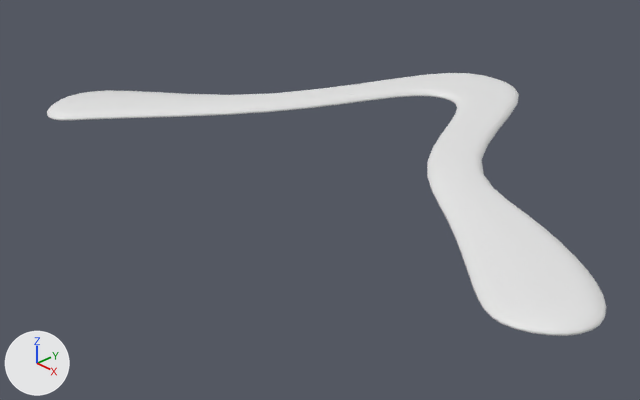
One commit to the Blender file blender/hook-vee.blend: the scene before it, then after it.
One viewpoint serves both versions: a camera (50 mm lens) standing at (0.263, -0.295, 0.154) and looking at (-0.003, -0.044, -0.026). Lighting does not change. The marker at lower left points along +X, +Y and +Z.
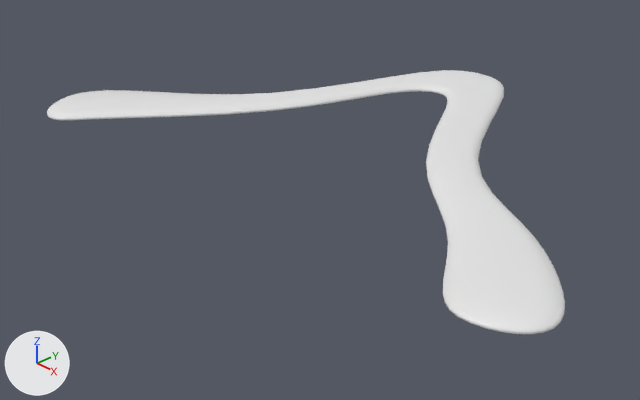
Commit message: More shaping.

What differs and where, as boxes [x1, y1, x2, y2] in the pictures (640 x 400 px; the box of a moved part takes in the faces that stretch with it):
'Plane', reshaped (7% narrower)
    before: [47, 73, 606, 336]
    after: [47, 70, 565, 334]
part 1 of me_plane_001, moved or reshaped
    before: [271, 73, 606, 336]
    after: [269, 70, 565, 334]

Edits to the bpy script that builds the scene:
```text
Change me_plane_001:
    used by ob_plane; location = (0.0, 0.0, 0.0)
    remove me_plane_001.from_pydata(...)  # 52 vertices, 40 faces; spans x -0.144..0.159, y -0.115..0.091, z 0.0
    add me_plane_001.from_pydata(...)  # 52 vertices, 40 faces; spans x -0.144..0.151, y -0.115..0.091, z 0.0
    me_plane_001 part 1: 32 of 52 vertices moved; they spanned x -0.035..0.159, y -0.102..0.091, z 0.0 and now span x -0.04..0.151, y -0.109..0.091, z 0.0; mean shift (-0.007, -0.003, 0.0); largest move (0.159, -0.073, 0.0) -> (0.151, -0.086, 0.0)
```
